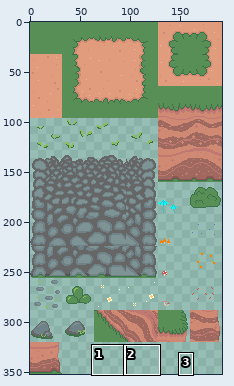
Sprite sheet: grafiki_prototype/Oliwia/trawa 2.png. The first picture is a wide view before the edit; the outline marks the close-up.
Close-up. Before the edit:
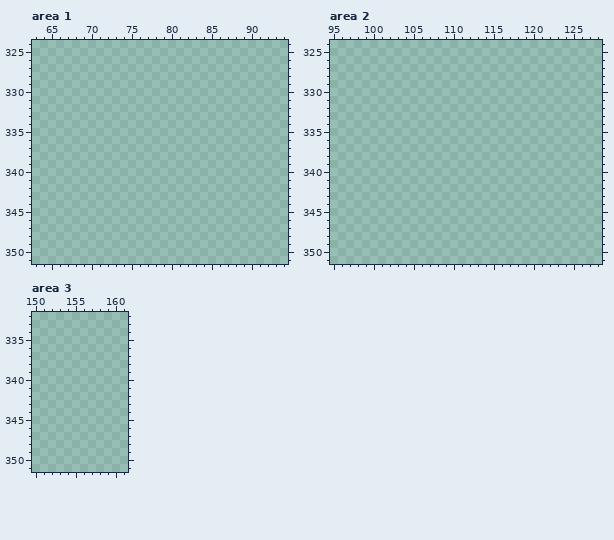
The file is 192x352 pixels. Shown: area 1: x 63..94, y 324..351; area 2: x 95..128, y 324..351; area 3: x 150..161, y 332..351. The commit also changed other parts of the picture, which this record leaves out.
The result:
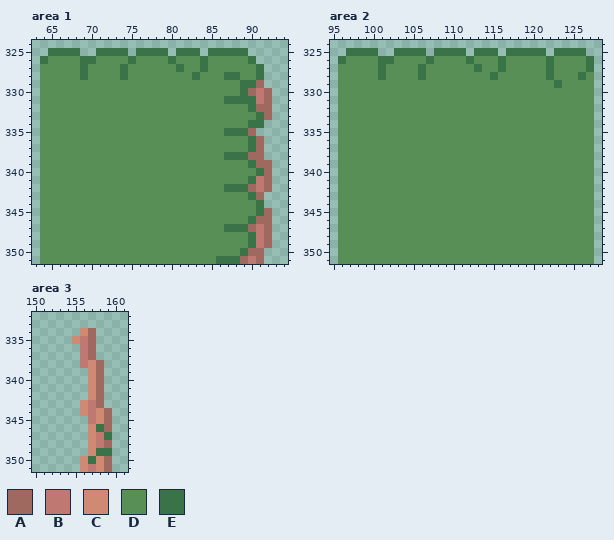
Palette (. is transparent): A #a0695f  B #c07872  C #d08a74  D #578f57  E #3b7349
The edit:
--- area 1
@@ x 63..94 @@
 324 ................................
-325 ................................
-326 ................................
-327 ................................
-328 ................................
-329 ................................
-330 ................................
-331 ................................
-332 ................................
-333 ................................
-334 ................................
-335 ................................
-336 ................................
-337 ................................
-338 ................................
-339 ................................
-340 ................................
-341 ................................
-342 ................................
-343 ................................
-344 ................................
-345 ................................
-346 ................................
-347 ................................
-348 ................................
-349 ................................
-350 ................................
-351 ................................
+325 ..EEEE..EEEE.EEEE.EEE.EEEEE.....
+326 .EDDDDEEDDDDEDDDDEDDDEDDDDDE....
+327 .DDDDDEDDDDEDDDDDDEDDEDDDDDDE...
+328 .DDDDDEDDDDEDDDDDDDDEDDDEEDDE...
+329 .DDDDDDDDDDDDDDDDDDDDDDDDDEEA...
+330 .DDDDDDDDDDDDDDDDDDDDDDDDDEABA..
+331 .DDDDDDDDDDDDDDDDDDDDDDDEEEEBA..
+332 .DDDDDDDDDDDDDDDDDDDDDDDDDDEAA..
+333 .DDDDDDDDDDDDDDDDDDDDDDDDDDDEA..
+334 .DDDDDDDDDDDDDDDDDDDDDDDDDDEE...
+335 .DDDDDDDDDDDDDDDDDDDDDDDEEEA....
+336 .DDDDDDDDDDDDDDDDDDDDDDDDDDEA...
+337 .DDDDDDDDDDDDDDDDDDDDDDDDDDEA...
+338 .DDDDDDDDDDDDDDDDDDDDDDDEEEAA...
+339 .DDDDDDDDDDDDDDDDDDDDDDDDDDEAA..
+340 .DDDDDDDDDDDDDDDDDDDDDDDDDDDEA..
+341 .DDDDDDDDDDDDDDDDDDDDDDDDDDEBA..
+342 .DDDDDDDDDDDDDDDDDDDDDDDEEEABA..
+343 .DDDDDDDDDDDDDDDDDDDDDDDDDDEA...
+344 .DDDDDDDDDDDDDDDDDDDDDDDDDDDE...
+345 .DDDDDDDDDDDDDDDDDDDDDDDDDDDEA..
+346 .DDDDDDDDDDDDDDDDDDDDDDDDDDEAA..
+347 .DDDDDDDDDDDDDDDDDDDDDDDEEEABA..
+348 .DDDDDDDDDDDDDDDDDDDDDDDDDDEBA..
+349 .DDDDDDDDDDDDDDDDDDDDDDDDDDEBA..
+350 .DDDDDDDDDDDDDDDDDDDDDDDDDEAA...
+351 .DDDDDDDDDDDDDDDDDDDDDDEEEABA...
--- area 2
@@ x 95..128 @@
 324 ..................................
-325 ..................................
-326 ..................................
-327 ..................................
-328 ..................................
-329 ..................................
-330 ..................................
-331 ..................................
-332 ..................................
-333 ..................................
-334 ..................................
-335 ..................................
-336 ..................................
-337 ..................................
-338 ..................................
-339 ..................................
-340 ..................................
-341 ..................................
-342 ..................................
-343 ..................................
-344 ..................................
-345 ..................................
-346 ..................................
-347 ..................................
-348 ..................................
-349 ..................................
-350 ..................................
-351 ..................................
+325 ..EEEE..EEEE.EEEE.EEE.EEEEE.EEEE..
+326 .EDDDDEEDDDDEDDDDEDDDEDDDDDEDDDDE.
+327 .DDDDDEDDDDEDDDDDDEDDEDDDDDEDDDDE.
+328 .DDDDDEDDDDEDDDDDDDDEDDDDDDEDDDED.
+329 .DDDDDDDDDDDDDDDDDDDDDDDDDDDEDDDD.
+330 .DDDDDDDDDDDDDDDDDDDDDDDDDDDDDDDD.
+331 .DDDDDDDDDDDDDDDDDDDDDDDDDDDDDDDD.
+332 .DDDDDDDDDDDDDDDDDDDDDDDDDDDDDDDD.
+333 .DDDDDDDDDDDDDDDDDDDDDDDDDDDDDDDD.
+334 .DDDDDDDDDDDDDDDDDDDDDDDDDDDDDDDD.
+335 .DDDDDDDDDDDDDDDDDDDDDDDDDDDDDDDD.
+336 .DDDDDDDDDDDDDDDDDDDDDDDDDDDDDDDD.
+337 .DDDDDDDDDDDDDDDDDDDDDDDDDDDDDDDD.
+338 .DDDDDDDDDDDDDDDDDDDDDDDDDDDDDDDD.
+339 .DDDDDDDDDDDDDDDDDDDDDDDDDDDDDDDD.
+340 .DDDDDDDDDDDDDDDDDDDDDDDDDDDDDDDD.
+341 .DDDDDDDDDDDDDDDDDDDDDDDDDDDDDDDD.
+342 .DDDDDDDDDDDDDDDDDDDDDDDDDDDDDDDD.
+343 .DDDDDDDDDDDDDDDDDDDDDDDDDDDDDDDD.
+344 .DDDDDDDDDDDDDDDDDDDDDDDDDDDDDDDD.
+345 .DDDDDDDDDDDDDDDDDDDDDDDDDDDDDDDD.
+346 .DDDDDDDDDDDDDDDDDDDDDDDDDDDDDDDD.
+347 .DDDDDDDDDDDDDDDDDDDDDDDDDDDDDDDD.
+348 .DDDDDDDDDDDDDDDDDDDDDDDDDDDDDDDD.
+349 .DDDDDDDDDDDDDDDDDDDDDDDDDDDDDDDD.
+350 .DDDDDDDDDDDDDDDDDDDDDDDDDDDDDDDD.
+351 .DDDDDDDDDDDDDDDDDDDDDDDDDDDDDDDD.
--- area 3
@@ x 150..161 @@
 333 ............
-334 ............
-335 ............
-336 ............
-337 ............
-338 ............
-339 ............
-340 ............
-341 ............
-342 ............
-343 ............
-344 ............
-345 ............
-346 ............
-347 ............
-348 ............
-349 ............
-350 ............
-351 ............
+334 ......CA....
+335 .....CBA....
+336 ......BA....
+337 ......BA....
+338 ......BCA...
+339 .......CA...
+340 .......CA...
+341 .......CA...
+342 .......CA...
+343 ......CBA...
+344 ......CBCA..
+345 .......BCA..
+346 .......CEA..
+347 .......CBE..
+348 .......CBA..
+349 .......CEE..
+350 ......CECA..
+351 ......CBCA..
Changed places in both close-ups, as pixel boxes (x1, y1, x2, y2):
added: (40, 48, 272, 264)
added: (338, 48, 594, 264)
added: (72, 328, 112, 472)
